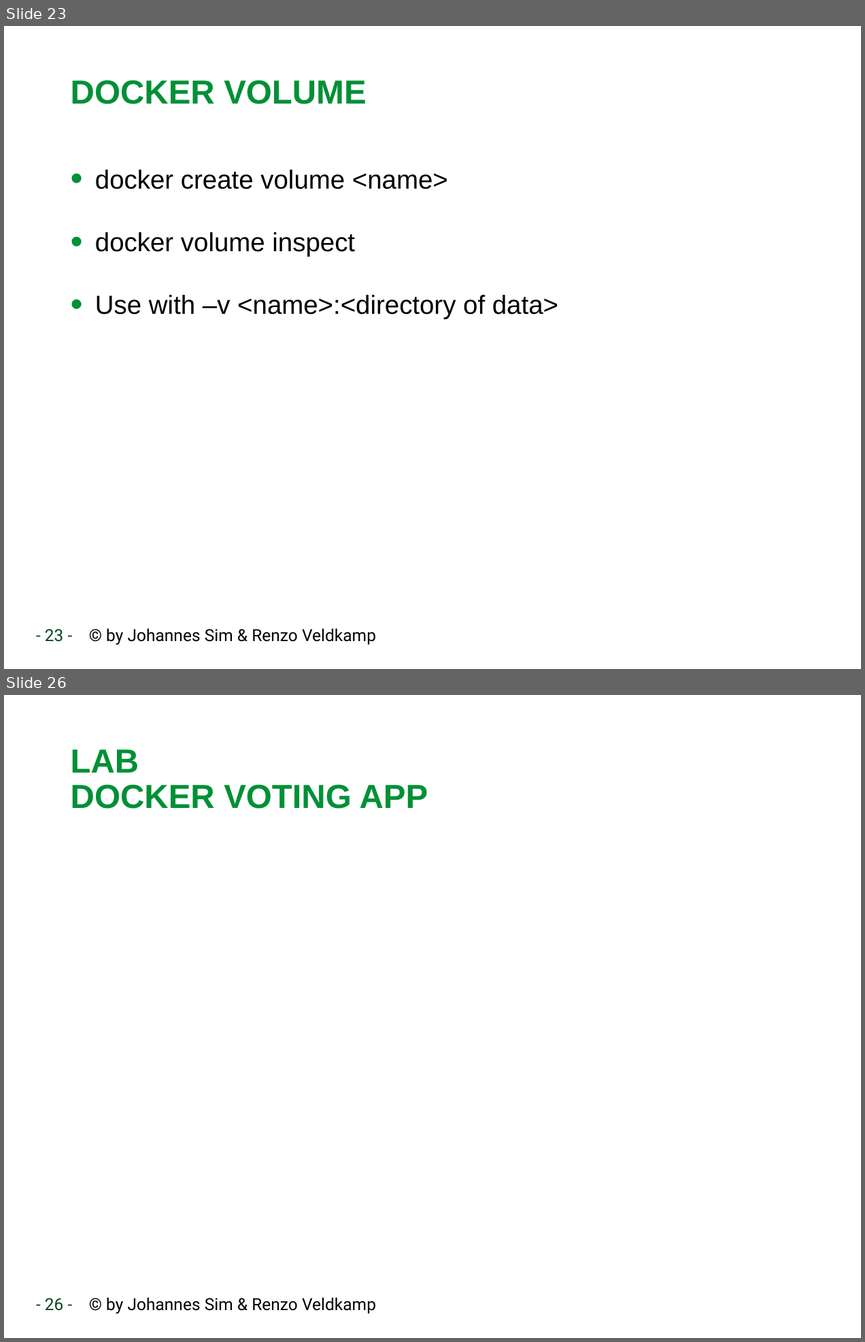
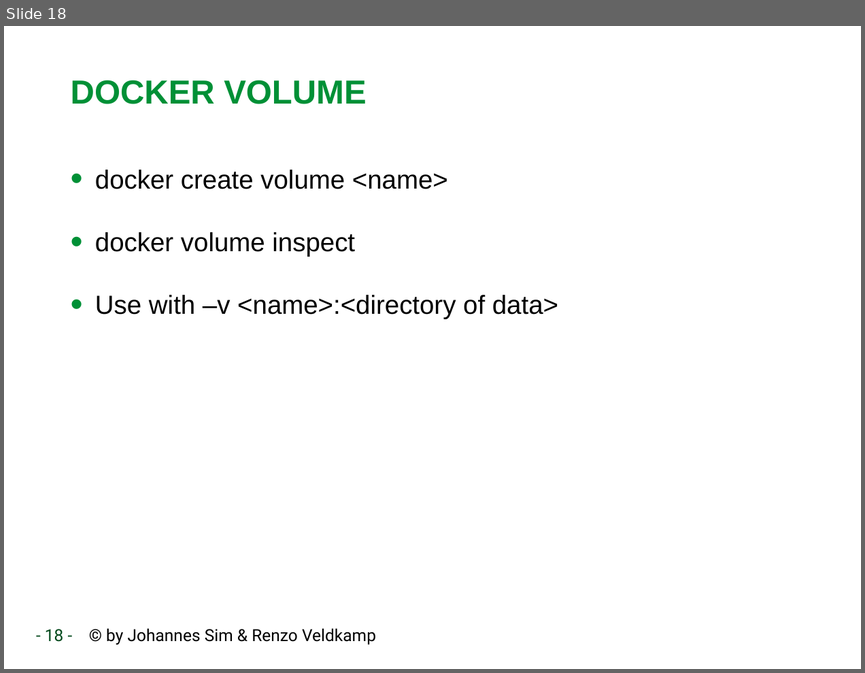
Before and after one commit to RenzoVeldkamp/MicroContainer, a slide deck: Presentatie/Docker102.pptx. Shown one above the other, each under a label of ours: slides 23 and 26 before the commit, slide 18 after it; the slides between them are not shown. The pictures are 865x1342 and 865x673 pixels, drawn with LibreOffice and Linux fonts; fonts in the diff are those of the drawing; background and template pictures are left out. Boxes give left, top, right and bottom in pixels: in the first picture for what was removed or moved away, otherwise in the second. Text is boxed around its words. In the diff, an @@ line names an element or a change of style, - is before the commit and + after.

```diff
--- a/Presentatie/Docker102.pptx
+++ b/Presentatie/Docker102.pptx
@@ slide 26 removed at (4, 695, 861, 1338), background #FFFFFF; not listed: 1 template element that a slide beside it also shows @@
@@ title removed at (71, 749, 428, 809) @@
-LAB
-DOCKER VOTING APP
@@ what was slide 23 is now slide 18 @@
@@ text at (45, 628, 376, 645): text changed @@
-- 23 - © by Johannes Sim & Renzo Veldkamp
+- 18 - © by Johannes Sim & Renzo Veldkamp
```
Also in this commit, not shown: 3 slides changed, 2 slides added, 3 other slides removed, 1 other file.
